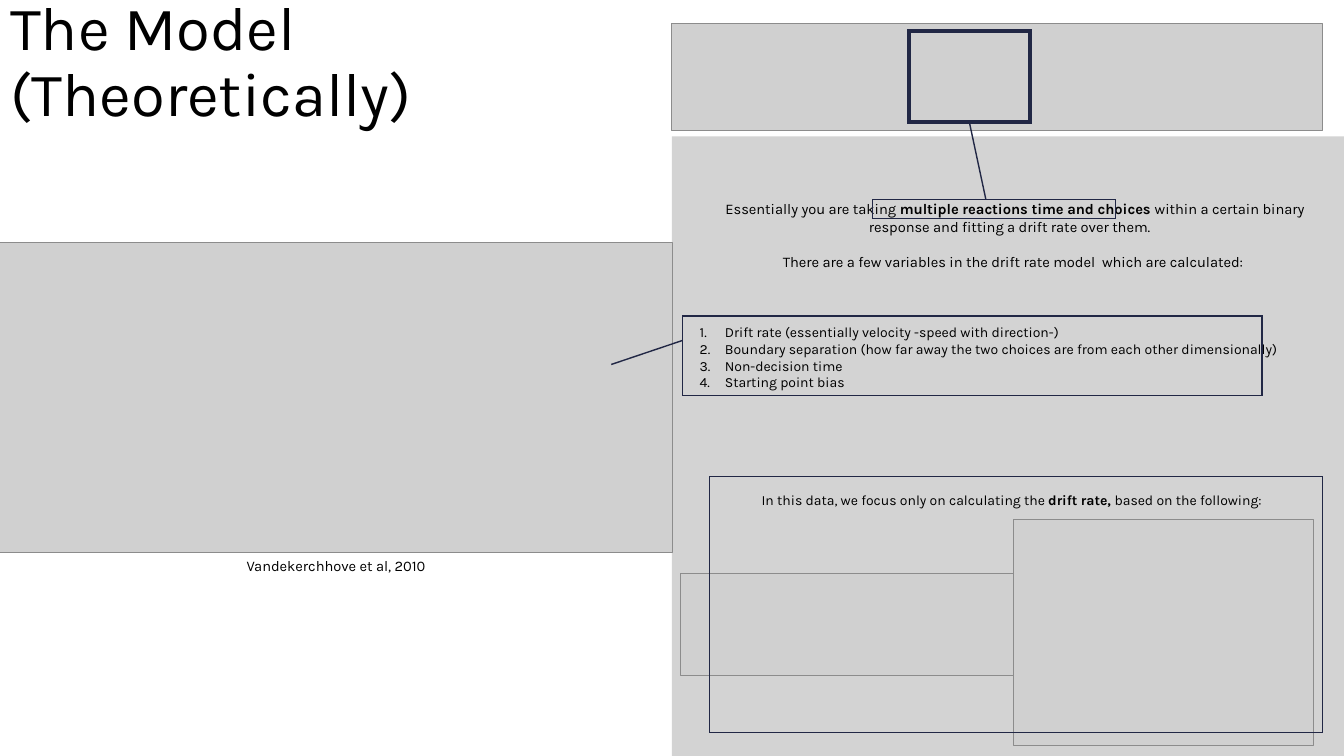
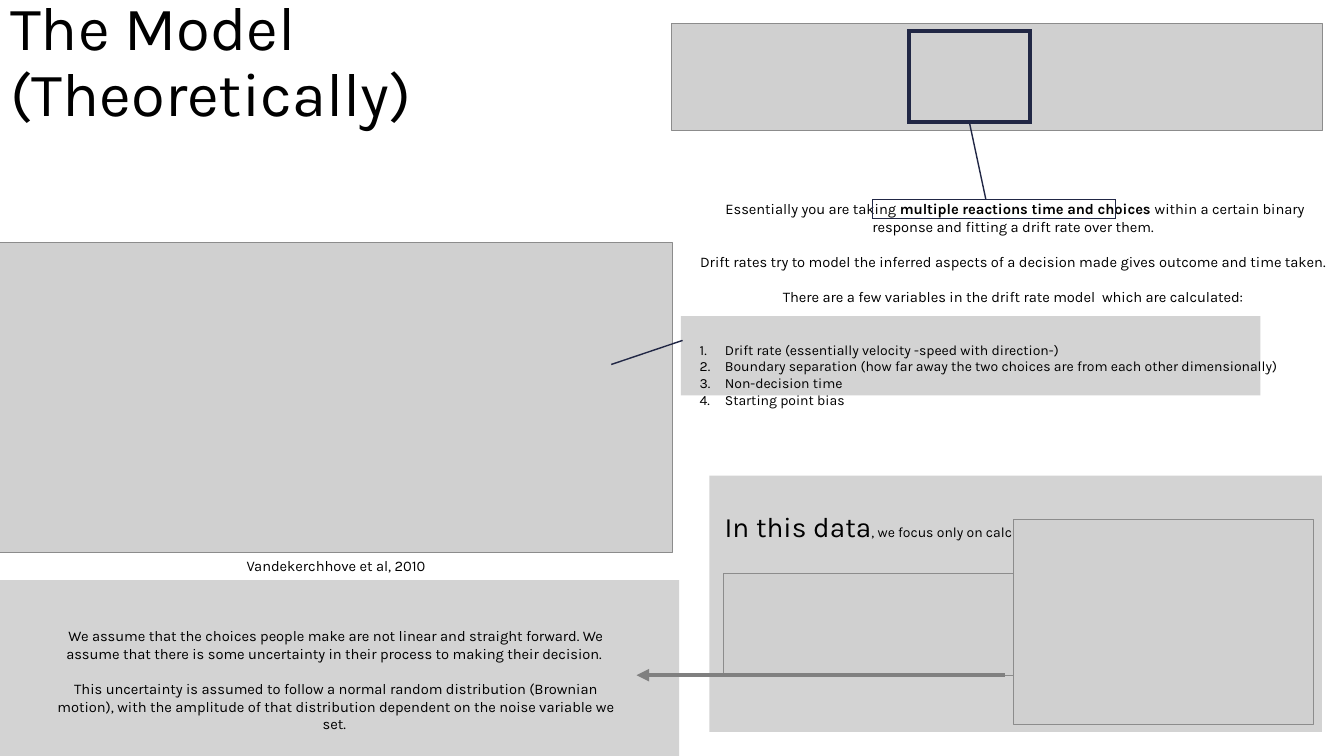
Before and after one commit to sunflowerseed17/SRETDriftRates, a slide deck: slide 3 of Project_Presentation.pptx. Drawn at 1344x756 pixels with LibreOffice and Linux fonts; fonts in the diff are those of the drawing; grey boxes stand for pictures. Boxes give left, top, right and bottom in pixels: in the first picture for what was removed or moved away, otherwise in the second. Text is boxed around its words. In the diff, an @@ line names an element or a change of style, - is before the commit and + after.

Commit message:
Adding the presentation

```diff
--- a/Project_Presentation.pptx
+++ b/Project_Presentation.pptx
@@ text at <box>700,257,1326,271</box>: paragraph added @@
+Drift rates try to model the inferred aspects of a decision made gives outcome and time taken.
@@ rectangle: place and size @@
-rectangle at <box>673,136,1344,756</box>
+rectangle at <box>682,317,1261,396</box>
@@ rectangle removed at <box>683,317,1262,396</box> @@
@@ rectangle at <box>710,476,1323,732</box>: fill none to #D3D3D3; outline #212745 1 pt to none @@
@@ text at <box>725,517,1058,541</box>: size 10 to 20 pt in "In this data," @@
@@ picture: place and size @@
-picture at <box>1013,519,1314,745</box>
+picture at <box>1013,519,1314,725</box>
@@ rectangle added at <box>0,581,680,756</box>, fill #D3D3D3 @@
@@ picture: place and size @@
-picture at <box>681,574,1065,676</box>
+picture at <box>724,574,1065,676</box>
@@ text added at <box>57,631,614,729</box>, 10.5 pt, text #000000 @@
+We assume that the choices people make are not linear and straight forward. We assume that there is some uncertainty in their process to making their decision.
+This uncertainty is assumed to follow a normal random distribution (Brownian motion), with the amplitude of that distribution dependent on the noise variable we set.
@@ arrow added from (1005, 676) to (636, 676), #808080 3 pt @@
```
Also in this commit, not shown: 2 other slides changed, 1 slide added, 1 slide removed, 1 other file.
